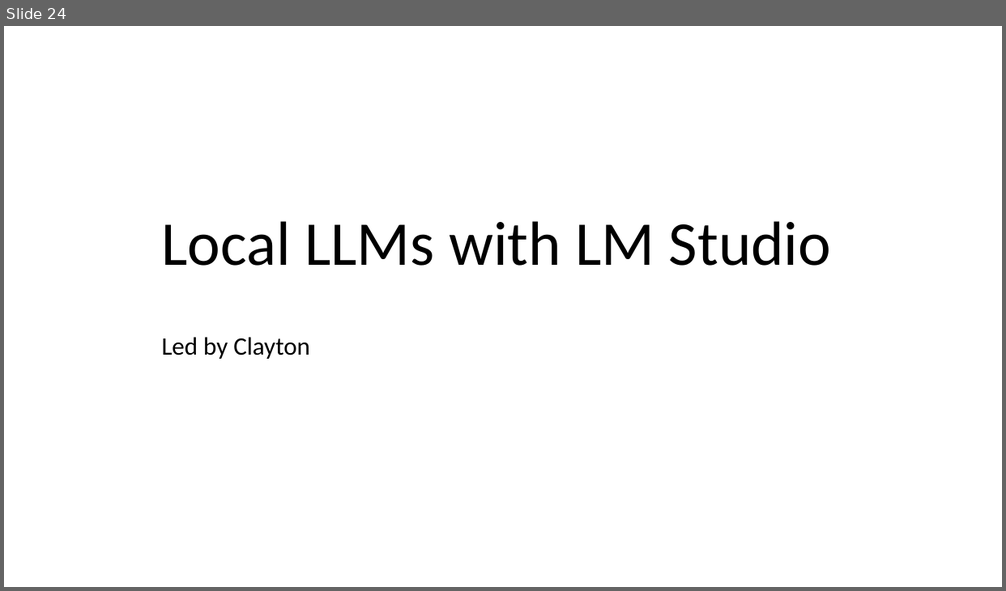
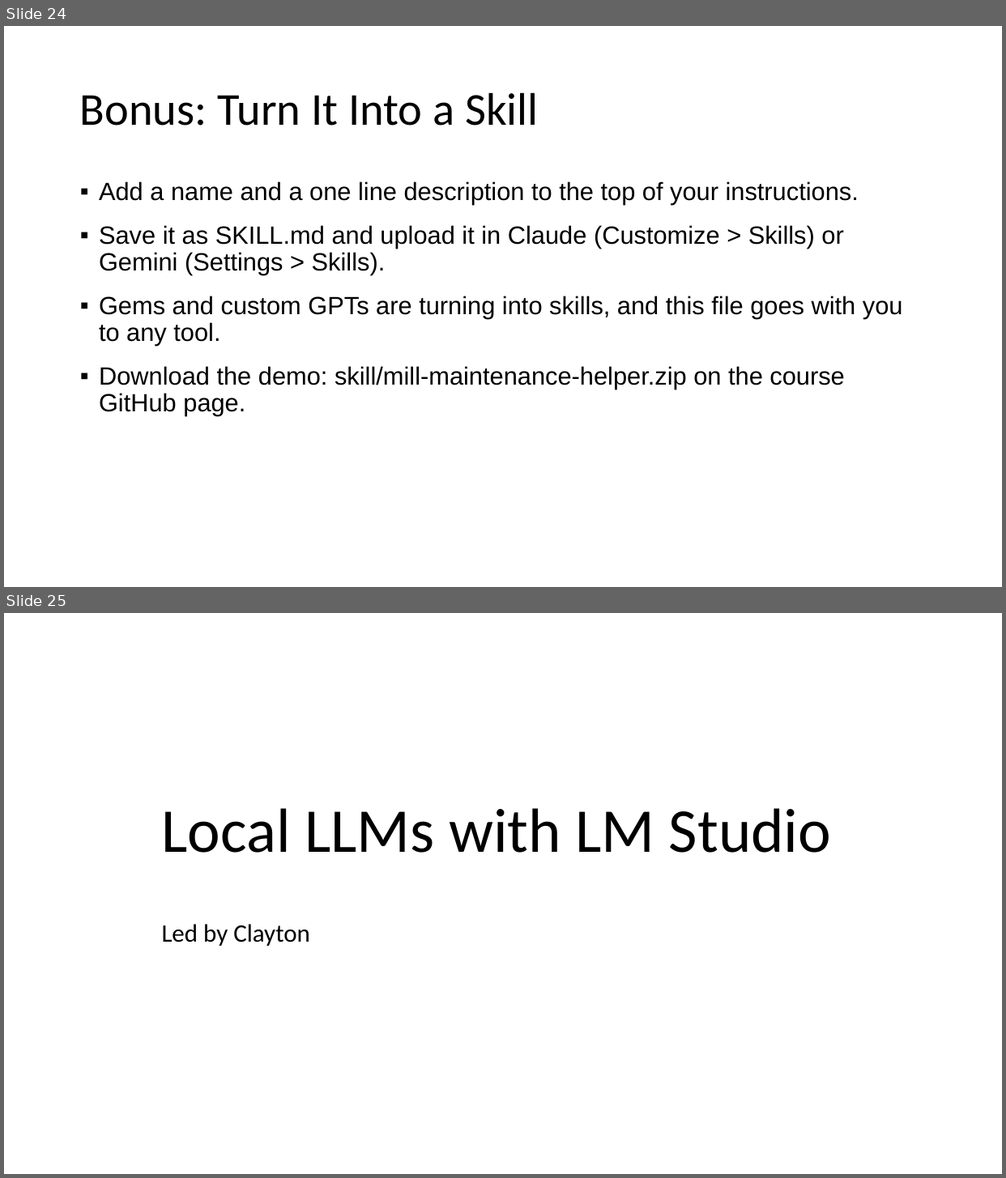
Before and after one commit to grcc-resendiz/ai-manufacturing-muskegon, a slide deck: instructor/Day1-Prompting-and-Skills.pptx. Shown one above the other, each under a label of ours: slide 24 before the commit, slides 24 and 25 after it. The pictures are 1006x591 and 1006x1178 pixels, drawn with LibreOffice and Linux fonts; fonts in the diff are those of the drawing; background and template pictures are left out. Boxes give left, top, right and bottom in pixels: in the first picture for what was removed or moved away, otherwise in the second. Text is boxed around its words. In the diff, an @@ line names an element or a change of style, - is before the commit and + after.

```diff
--- a/instructor/Day1-Prompting-and-Skills.pptx
+++ b/instructor/Day1-Prompting-and-Skills.pptx
@@ slide 24 added at <box>4,26,1002,587</box>, background #FFFFFF @@
@@ title added at <box>80,92,538,126</box>, 44 pt, text #000000 @@
+Bonus: Turn It Into a Skill
@@ text added at <box>99,182,903,416</box>, 24 pt, text #000000 @@
+▪ Add a name and a one line description to the top of your instructions.
+▪ Save it as SKILL.md and upload it in Claude (Customize > Skills) or Gemini (Settings > Skills).
+▪ Gems and custom GPTs are turning into skills, and this file goes with you to any tool.
+▪ Download the demo: skill/mill-maintenance-helper.zip on the course GitHub page.
@@ what was slide 24 is now slide 25 @@
```
Also in this commit, not shown: 8 slides changed, 6 other files.
